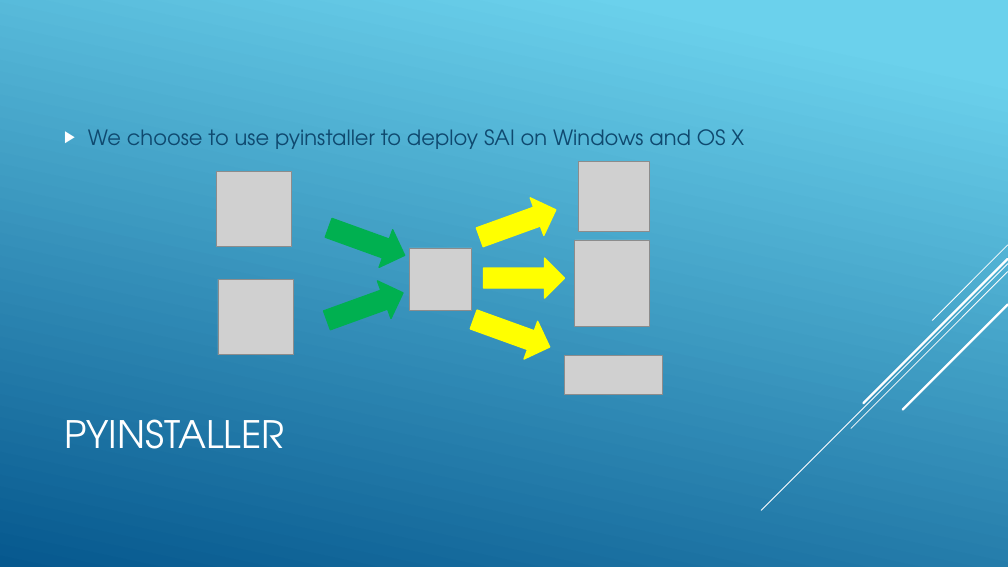
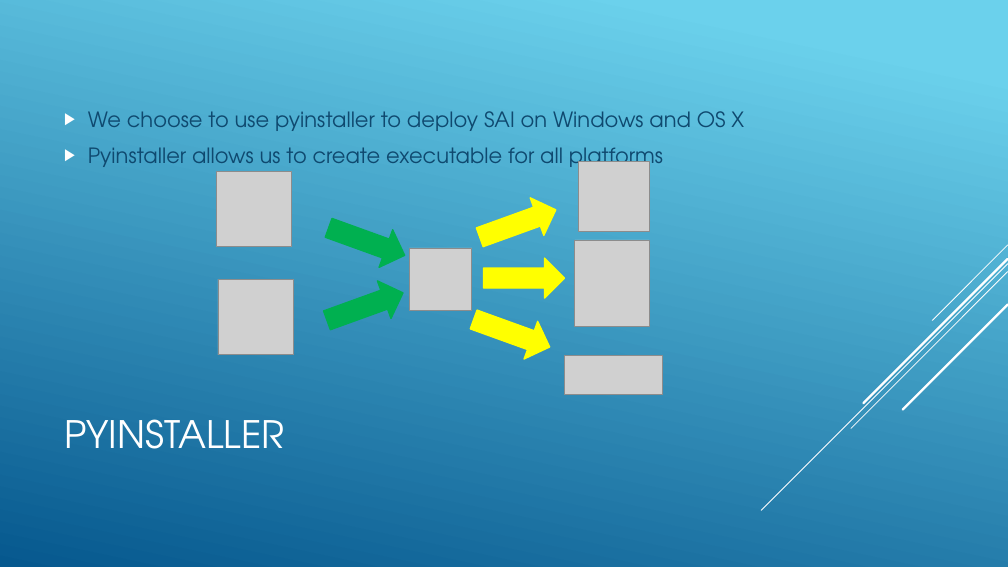
Before and after one commit to jnguyen1192/SIA, a slide deck: slide 13 of SAI_presentation.pptx. Drawn at 1008x567 pixels with LibreOffice and Linux fonts; fonts in the diff are those of the drawing; grey boxes stand for pictures. Boxes give left, top, right and bottom in pixels: in the first picture for what was removed or moved away, otherwise in the second. Text is boxed around its words. In the diff, an @@ line names an element or a change of style, - is before the commit and + after.

Commit message:
#12 Explanation for pyinstaller added on solution slides

```diff
--- a/SAI_presentation.pptx
+++ b/SAI_presentation.pptx
@@ text at box(88, 147, 663, 173): paragraph added @@
+▶ Pyinstaller allows us to create executable for all platforms
```
